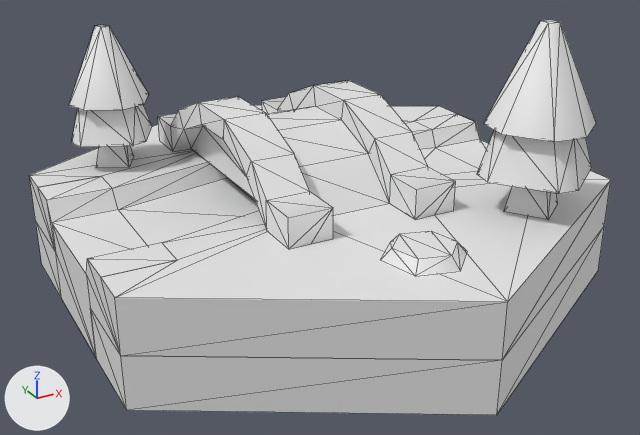
The glTF model public/assets/3d/props/kenney/bridge.glb as it was, and as the next commit left it.
One viewpoint serves both versions: a camera (50 mm lens) standing at (-0.791, -1.445, 0.835) and looking at (-0.024, -0.052, 0.138). The lights are fixed; the arrows at lower left show +X, +Y and +Z. The picture after the commit comes second. Mesh edges are drawn as thin lines. Materials are left out; every surface is plain grey. Vertices at exactly the same position are counted once.

The older version as bpy lines, for what is in view:
```python
me_bridge = bpy.data.meshes.new('bridge')
me_bridge.from_pydata(...)  # 245 vertices, 408 faces; spans x -0.5..0.5, y -0.577..0.577, z 0.0..0.538
me_bridge.materials.append(mat_colormap)
ob_bridge = bpy.data.objects.new('bridge', me_bridge)
ob_bridge.location = (0.0, 0.0, 0.0)
```
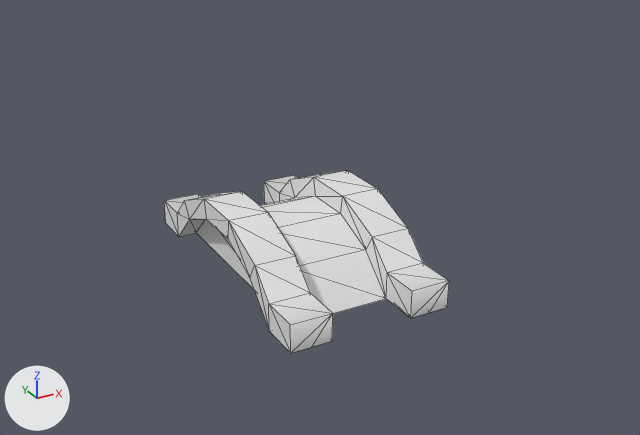
Patch to the scene script:
```diff
--- a/public/assets/3d/props/kenney/bridge.glb.py
+++ b/public/assets/3d/props/kenney/bridge.glb.py
@@ me_bridge @@
 # used by ob_bridge; location = (0.0, 0.0, 0.0)
-me_bridge.from_pydata(...)  # 245 vertices, 408 faces; spans x -0.5..0.5, y -0.577..0.577, z 0.0..0.538
+me_bridge.from_pydata(...)  # 80 vertices, 168 faces; spans x -0.2..0.135, y -0.265..0.367, z 0.2..0.353
+# me_bridge part 1: 8 loose pieces with 165 vertices, spanning x -0.5..0.5, y -0.577..0.577, z 0.0..0.538, are deleted
@@ ob_bridge @@
 ob_bridge = bpy.data.objects.new('bridge', me_bridge)
-ob_bridge.location = (0.0, 0.0, 0.0)
+ob_bridge.location = (0.0, 0.0, -0.2)
```

Boxes [x1, y1, x2, y2] around the edits, measured in the pictures (640 x 435 px):
'bridge', reshaped, moved (51% narrower, 54% shorter)
    before: [29, 20, 611, 415]
    after: [164, 170, 449, 353]
part 1 of me_bridge, deleted
    before: [29, 20, 611, 415]
